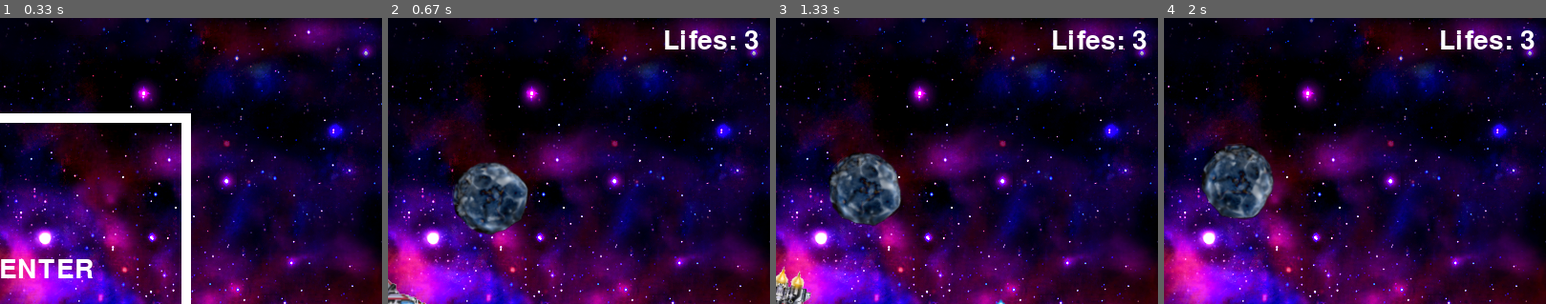
Above: before the commit, frames 1-4 (left to right).
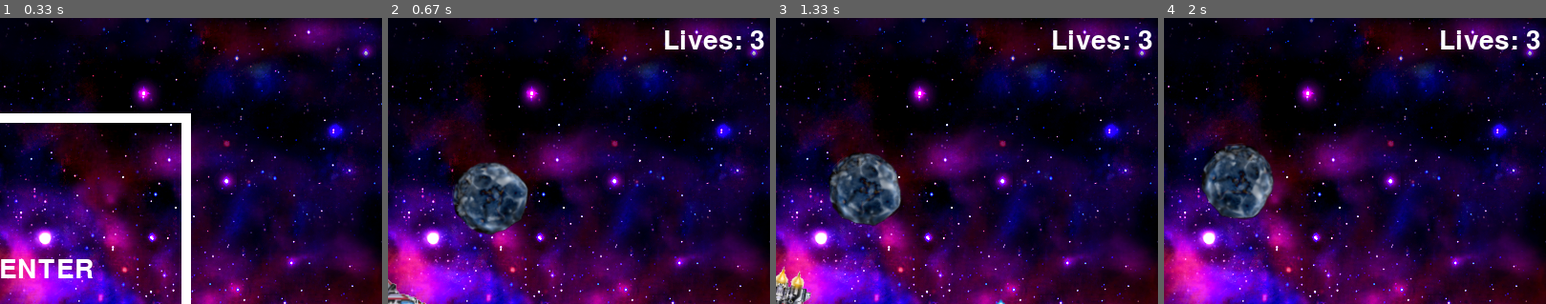
Above: after the commit, the same moments.

Repository: gram2005/python-pygame-asteroids
Game: pygame game, started from game.py
The game is run twice, just before and just after one commit, with the same random seed, the same clock (stepped at 60 frames per second) and the same inputs.
Inputs:
- Up to frame 1 (0.33 s): no input
- Up to frame 2 (0.67 s): tap Enter at 0.33 s
- Up to frame 3 (1.33 s): tap Space at 0.67, 1.07 s; hold Right from 1 s (still down)
- Up to frame 4 (2 s): tap Space at 1.37, 1.57, 1.9 s; release Right at 1.47 s; hold Up 1.5-1.8 s; hold Right from 1.83 s (still down)
The pictures show only the part of the screen within x 50-100%, y 0-50%; the shares and areas given below are measured in that part.

Frame 1 is identical in both runs. In frame 2, 0.7% of the frame differs, in the area x 78-99%, y 4-11%; in frame 3, 0.7%; in frame 4, 0.7%.

Commit message:
some renaming and refactoring

Diff:
--- a/game.py
+++ b/game.py
@@ -1,6 +1,4 @@
 import pygame
-import os
-import math
 from spaceobjects import *
 
 pygame.init()
@@ -10,8 +8,6 @@
 white = (255, 255, 255)
 green = (0, 255, 0)
 red = (255, 0, 0)
-
-#default_image_path = os.path.abspath(os.path.join(os.path.dirname(__file__), '..', 'sprites'))
 
 #pygame stuff
 screen = pygame.display.set_mode([800, 600])
@@ -27,7 +23,7 @@
 background = Base_image("bg_nebula_blue.png")
 
  ################################################################################
-while done == False:
+while not done:
     # event processing
     for event in pygame.event.get():
         if event.type == pygame.QUIT:
@@ -67,15 +63,15 @@
     # game logic
 
     if game_state in ['not started', 'game over']:
-        start_text1= basic_font.render('PRESS ENTER', True, white)
-        start_text2= basic_font.render('TO START THE GAME', True, white)
+        start_text1 = basic_font.render('PRESS ENTER', True, white)
+        start_text2 = basic_font.render('TO START THE GAME', True, white)
 
     if game_state == 'started':
         max_num_of_asteroids = 10
         asteroid_list = []
         missile_list = []
-        ateroid_timer = 0
-        num_of_lifes = 3
+        asteroid_timer = 0
+        num_of_lives = 3
         score = 0
 
         ship = Ship("ship1.png", "ship2.png", 400, 300)
@@ -96,8 +92,8 @@
 
             if ship.check_collision(asteroid):
                 rem_asteroid_list.append(asteroid)
-                num_of_lifes -= 1
-                if num_of_lifes == 0:
+                num_of_lives -= 1
+                if num_of_lives == 0:
                     game_state = 'game over'
 
         for missile in rem_missile_list:
@@ -128,21 +124,21 @@
         ship.update()
 
         if len(asteroid_list) < max_num_of_asteroids:
-            ateroid_timer += 1
+            asteroid_timer += 1
 
-        if ateroid_timer == 60:
+        if asteroid_timer == 60:
             asteroid = Asteroid("asteroid_blue.png")
             asteroid_list.append(asteroid)
-            ateroid_timer = 0
+            asteroid_timer = 0
 
         for asteroid in asteroid_list:
             asteroid.update()
 
-        life_text = basic_font.render('Lifes: ' + str(num_of_lifes), True, white)
+        life_text = basic_font.render('Lives: ' + str(num_of_lives), True, white)
         score_text = basic_font.render('Score: ' + str(score), True, white)
 
     if game_state == 'game over':
-        game_over_text= game_over_font.render('GAME OVER', True, white)
+        game_over_text = game_over_font.render('GAME OVER', True, white)
 
  ################################################################################
     # drawing
